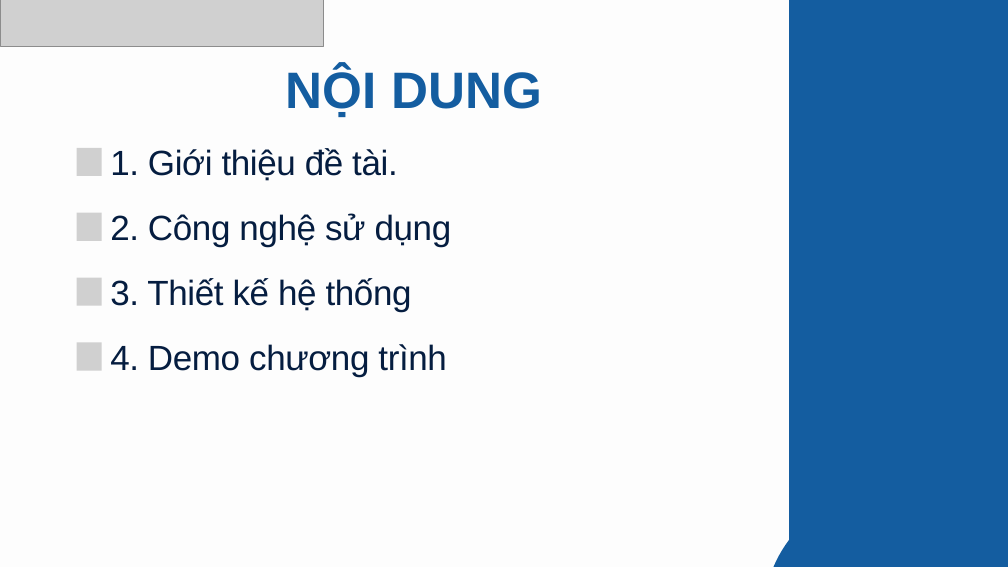
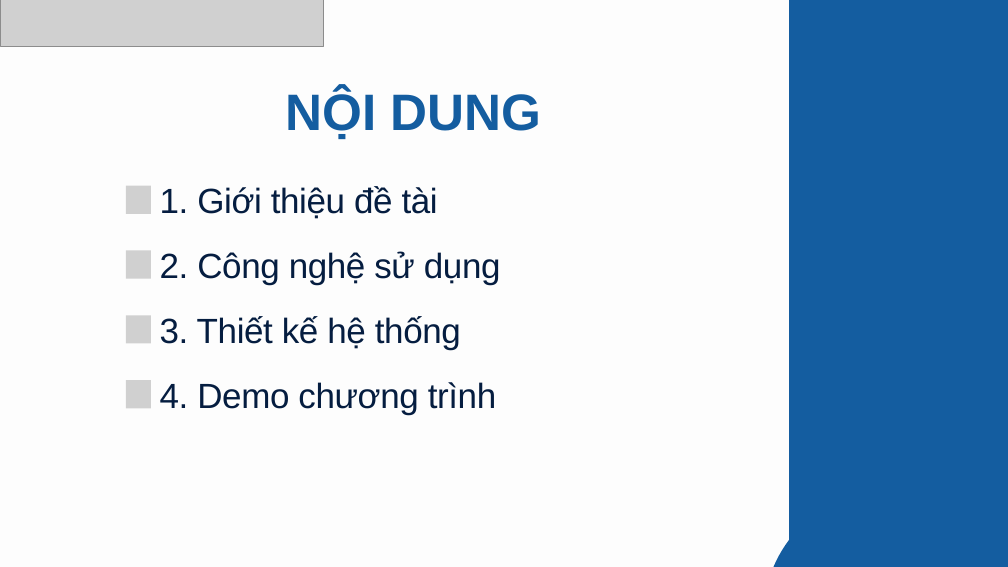
Before and after one commit to TrDHuy21/DoAn, a slide deck: slide 2 of ppt_bao_ve.pptx. Drawn at 1008x567 pixels with LibreOffice and Linux fonts; fonts in the diff are those of the drawing; grey boxes stand for pictures. Boxes give left, top, right and bottom in pixels: in the first picture for what was removed or moved away, otherwise in the second. Text is boxed around its words. In the diff, an @@ line names an element or a change of style, - is before the commit and + after.

```diff
--- a/ppt_bao_ve.pptx
+++ b/ppt_bao_ve.pptx
@@ text "NỘI DUNG": place and size @@
-text "NỘI DUNG" at box(286, 67, 542, 117)
+text "NỘI DUNG" at box(286, 89, 542, 139)
@@ text at box(160, 186, 438, 219): text changed @@
-1. Giới thiệu đề tài.
+1. Giới thiệu đề tài
@@ 2 pictures, 2 texts: place and size @@
-2 pictures, 2 texts at box(77, 148, 452, 312)
+2 pictures, 2 texts at box(126, 185, 501, 350)
@@ 2 pictures, 1 text: place and size @@
-2 pictures, 1 text at box(77, 278, 446, 377)
+2 pictures, 1 text at box(126, 316, 496, 414)
```
Also in this commit, not shown: 2 other slides changed, 1 slide added, 8 other files.
